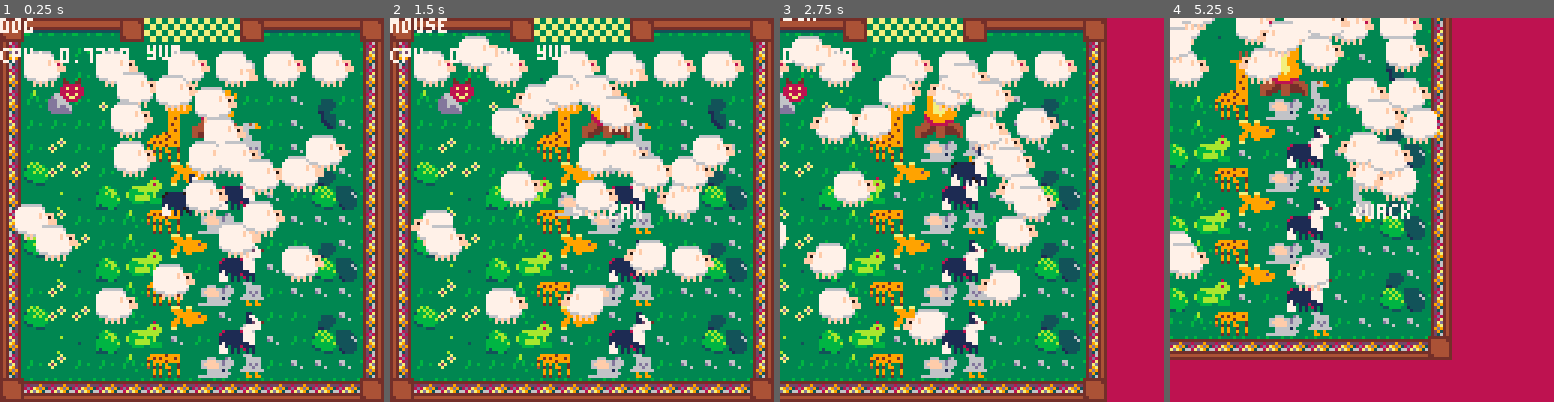
Above: before the commit, frames 1-4 (left to right).
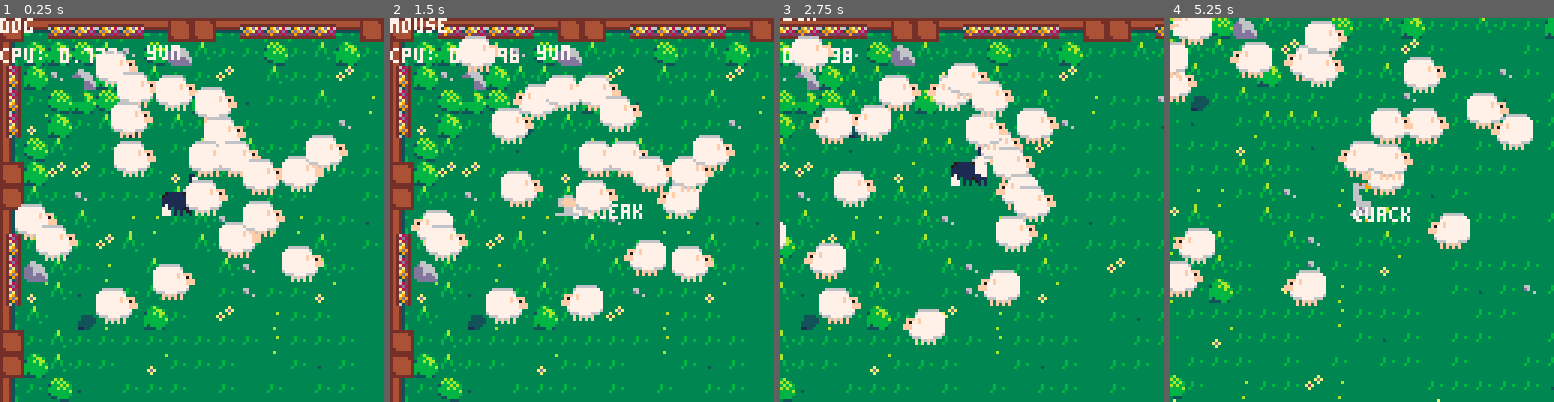
Above: after the commit, the same moments.

Repository: kitasuna/sheepdoggin
Game: PICO-8 cartridge sheepdoggin.p8
Same seed, same stepped clock (60 frames per second), same inputs: the game is played once before the commit and once after it.
Inputs:
- Up to frame 1 (0.25 s): no input
- Up to frame 2 (1.5 s): tap X (X key) at 0.33, 1.07 s; tap O (Z key) at 0.7 s
- Up to frame 3 (2.75 s): hold Right 1.6-2.1 s; tap O (Z key) at 1.7, 2.1, 2.5 s; tap X (X key) at 1.85 s; hold Up 2.15-2.42 s; hold Right from 2.47 s (still down)
- Up to frame 4 (5.25 s): tap O (Z key) every 0.4 s from 2.9 to 4.9 s; tap X (X key) at 2.97, 4.08, 5.2 s; release Right at 3.03 s; hold Left 3.08-3.58 s; hold Down 3.63-3.97 s; hold Right 4.02-4.68 s; hold Up 4.73-5.03 s; hold Left from 5.08 s (still down)

The runs differ from the first frame. In frame 1, 38% of the frame differs, in the area x 0-100%, y 0-100%; in frame 2, 38%; in frame 3, 48%; in frame 4, 71%.

Commit message:
Adding Shane's new map!

Diff:
--- a/_game.lua
+++ b/_game.lua
@@ -1,5 +1,5 @@
-MAP_WIDTH = 128
-MAP_HEIGHT = 128
+MAP_WIDTH = 48*8
+MAP_HEIGHT = 28*8
 
 function init_game()
   _now = time()
--- a/animation.lua
+++ b/animation.lua
@@ -1,3 +1,11 @@
+Animation = {}
+function Animation:new(o)
+  o = o or {}
+  setmetatable(o, self)
+  self.__index = self
+  return o
+end
+
 function _init_animation()
   p={}
   p.x=64
--- a/camerafollow.lua
+++ b/camerafollow.lua
@@ -11,5 +11,5 @@
  camera(cam_x,cam_y)
 
  cls(1)
- map(0,0,0,0,32,32)
+ map(0,0,0,0,MAP_WIDTH/8,MAP_HEIGHT/8)
 end
--- a/sheepdoggin.p8
+++ b/sheepdoggin.p8
@@ -252,118 +252,146 @@
 
 
 
+…(16 lines of a section not shown)…
 __gff__
 0000000000000000000000000000000000000000000000000000000000000000000000000000000000000000000000000000000000000000000000000000000000000000010100000001010000000000000000000001000000010100000000000000000000000000000000000000000001010101010101010101010000000000
 0000000000000000000000000000000000000000000000000000000000000000000000000000000000000000000000000000000000000000000000000000000000000000000000000000000000000000000000000000000000000000000000000000000000000000000000000000000000000000000000000000000000000000
 __map__
-7176767676715757575771767676767100000000000000000000000000000000000000000000000000000000000000000000000000000000000000000000000000000000000000000000000000000000000000000000000000000000000000000000000000000000000000000000000000000000000000000000000000000000
-740b0c410b0c410b0c2b2c0b0c0b0c7500000000000000000000000000000000000000000000000000000000000000000000000000000000000000000000000000000000000000000000000000000000000000000000000000000000000000000000000000000000000000000000000000000000000000000000000000000000
-741b1c411b1c501b1c3b3c1b1c1b1c7500000000000000000000000000000000000000000000000000000000000000000000000000000000000000000000000000000000000000000000000000000000000000000000000000000000000000000000000000000000000000000000000000000000000000000000000000000000
-74425541534115164b4c41414649417500000000000000000000000000000000000000000000000000000000000000000000000000000000000000000000000000000000000000000000000000000000000000000000000000000000000000000000000000000000000000000000000000000000000000000000000000000000
-74404041415025265b5c01414659467500000000000000000000000000000000000000000000000000000000000000000000000000000000000000000000000000000000000000000000000000000000000000000000000000000000000000000000000000000000000000000000000000000000000000000000000000000000
-7441524141423536090a11414646467500000000000000000000000000000000000000000000000000000000000000000000000000000000000000000000000000000000000000000000000000000000000000000000000000000000000000000000000000000000000000000000000000000000000000000000000000000000
-74445252404204292a462e414149467500000000000000000000000000000000000000000000000000000000000000000000000000000000000000000000000000000000000000000000000000000000000000000000000000000000000000000000000000000000000000000000000000000000000000000000000000000000
-7454435045131446413d3e4641445a7500000000000000000000000000000000000000000000000000000000000000000000000000000000000000000000000000000000000000000000000000000000000000000000000000000000000000000000000000000000000000000000000000000000000000000000000000000000
-7441524141423536090a11414646467500000000000000000000000000000000000000000000000000000000000000000000000000000000000000000000000000000000000000000000000000000000000000000000000000000000000000000000000000000000000000000000000000000000000000000000000000000000
-74445252404204292a462e414149467500000000000000000000000000000000000000000000000000000000000000000000000000000000000000000000000000000000000000000000000000000000000000000000000000000000000000000000000000000000000000000000000000000000000000000000000000000000
-7454435045131446413d3e4641445a7500000000000000000000000000000000000000000000000000000000000000000000000000000000000000000000000000000000000000000000000000000000000000000000000000000000000000000000000000000000000000000000000000000000000000000000000000000000
-7441524141423536090a11414646467500000000000000000000000000000000000000000000000000000000000000000000000000000000000000000000000000000000000000000000000000000000000000000000000000000000000000000000000000000000000000000000000000000000000000000000000000000000
-74445252404204292a462e414149467500000000000000000000000000000000000000000000000000000000000000000000000000000000000000000000000000000000000000000000000000000000000000000000000000000000000000000000000000000000000000000000000000000000000000000000000000000000
-7454435045131446413d3e4641445a7500000000000000000000000000000000000000000000000000000000000000000000000000000000000000000000000000000000000000000000000000000000000000000000000000000000000000000000000000000000000000000000000000000000000000000000000000000000
-7441524141423536090a11414646467500000000000000000000000000000000000000000000000000000000000000000000000000000000000000000000000000000000000000000000000000000000000000000000000000000000000000000000000000000000000000000000000000000000000000000000000000000000
-7173737373737373737373737373737100000000000000000000000000000000000000000000000000000000000000000000000000000000000000000000000000000000000000000000000000000000000000000000000000000000000000000000000000000000000000000000000000000000000000000000000000000000
-…(95 lines of a section not shown)…
+7176727272727671717672727272767171767272767156565656717672727671717672727272767171767272727276710000000000000000000000000000000000000000000000000000000000000000000000000000000000000000000000000000000000000000000000000000000000000000000000000000000000000000
+7845454442464455424141444142454040424040454054405440454046545440414142425355424641424253424544790000000000000000000000000000000000000000000000000000000000000000000000000000000000000000000000000000000000000000000000000000000000000000000000000000000000000000
+7445465545424241415254424141524054545440545454545454545446404344454343415154414152545443424345750000000000000000000000000000000000000000000000000000000000000000000000000000000000000000000000000000000000000000000000000000000000000000000000000000000000000000
+7441444544424141455451414142544340404640435454545454544354404353435254545454544146544243524342750000000000000000000000000000000000000000000000000000000000000000000000000000000000000000000000000000000000000000000000000000000000000000000000000000000000000000
+7453454142494142414141544141465441415154414154545454545441544554414253425254415345444141534241750000000000000000000000000000000000000000000000000000000000000000000000000000000000000000000000000000000000000000000000000000000000000000000000000000000000000000
+7844425441515441424242414152544041545440415454545454544154545454434254544342424644445541414341790000000000000000000000000000000000000000000000000000000000000000000000000000000000000000000000000000000000000000000000000000000000000000000000000000000000000000
+7145525240414153414151544141414054405454414054405454545454545441415454414352414146414542464246710000000000000000000000000000000000000000000000000000000000000000000000000000000000000000000000000000000000000000000000000000000000000000000000000000000000000000
+7142414641414142424154414154544141414054544354545454544154524141544343425446545252435441425341710000000000000000000000000000000000000000000000000000000000000000000000000000000000000000000000000000000000000000000000000000000000000000000000000000000000000000
+7840404254434340424654434340405141545454545253545454544054545454414141524141425441544141424145790000000000000000005443434040514154545454525354545400000000000000000000000000000000000000000000000000000000000000000000000000000000000000000000000000000000000000
+7442454052425454424040545442544140404154405440544351545454435441544141524141424241414141534245750000000000000000004054544254414040415440544054435100000000000000000000000000000000000000000000000000000000000000000000000000000000000000000000000000000000000000
+7455424043544254544246544042405452545454545441415454545454545441414141524141555541415446544441750000000000000000004654404240545254545454544141545400000000000000000000000000000000000000000000000000000000000000000000000000000000000000000000000000000000000000
+7453425154404240544046404053545440414140545454544052545454545441544141414141414641424142414345750000000000000000004640405354544041414054545454405200000000000000000000000000000000000000000000000000000000000000000000000000000000000000000000000000000000000000
+7842544943404540545254434040545440514046404354405440545454544643545254415441524141545341424641750000000000000000005443404054544051404640435440544000000000000000000000000000000000000000000000000000000000000000000000000000000000000000000000000000000000000000
+7140424040404040404040434040405454404054544040544040405454545454544154415154414241544141414144710000000000000000004043404040545440405454404054404000000000000000000000000000000000000000000000000000000000000000000000000000000000000000000000000000000000000000
+7145424040545340404054544051415440405454404040544040545454545454544040544040404042404042524045710000000000000000005454405141414141414141404054404000000000000000000000000000000000000000000000000000000000000000000000000000000000000000000000000000000000000000
+7840445154404040544054405440415440545440405452434054434040544054545440434346494a46544042464046790000000000000000005440544041414141414141545243405400000000000000000000000000000000000000000000000000000000000000000000000000000000000000000000000000000000000000
+7445424544405443404052435454544040404040514040554653404040544054545440524040595a5543434040425179000000000000000000524354545415164b4c4041404055465300000000000000000000000000000000000000000000000000000000000000000000000000000000000000000000000000000000000000
+744542425240544040465440404054524054434340404040404040544052544054545454524643444943544642534279000000000000000000544040405425265b5c0141404040404000000000000000000000000000000000000000000000000000000000000000000000000000000000000000000000000000000000000000
+74404042524353404054405440464040544054405454404040404343545440545454545454404244494a52464042407900000000000000000040544046403536402e1154544040404000000000000000000000000000000000000000000000000000000000000000000000000000000000000000000000000000000000000000
+78424040464040544040404040404340434043434040404351405443404040404054405454544045595a5243424242790000000000000000004040404052191a3d3e4040404043514000000000000000000000000000000000000000000000000000000000000000000000000000000000000000000000000000000000000000
+71404455404040404240404040404342434052544040404054405440404640544040405441544043555a4040404042710000000000000000004040404043424340525440404040544000000000000000000000000000000000000000000000000000000000000000000000000000000000000000000000000000000000000000
+7140425343435142425443434451424044405440404043405440545244544042544440544154524054404342514355710000000000000000004343445142404440544040404340544000000000000000000000000000000000000000000000000000000000000000000000000000000000000000000000000000000000000000
+7840464046425440404042404040404042404046554040434444524040404040544043404054425454404346544046790000000000000000000000000000000000000000000000000000000000000000000000000000000000000000000000000000000000000000000000000000000000000000000000000000000000000000
+7445424342534353425242404353424042434046544053404353534240514042404040404442544042465442424642790000000000000000000000000000000000000000000000000000000000000000000000000000000000000000000000000000000000000000000000000000000000000000000000000000000000000000
+7440425244404653405249404340424043404052404040544054544640544052545446464040524042404053444440790000000000000000000000000000000000000000000000000000000000000000000000000000000000000000000000000000000000000000000000000000000000000000000000000000000000000000
+7440444555424242424042514242424052444342404246464342404042544640404355544242464240464244405342790000000000000000000000000000000000000000000000000000000000000000000000000000000000000000000000000000000000000000000000000000000000000000000000000000000000000000
+7845454245425542444051454046404240555545424043554240464540424240464655554246454245404042454546790000000000000000000000000000000000000000000000000000000000000000000000000000000000000000000000000000000000000000000000000000000000000000000000000000000000000000
+7177737373777771717773737373777171777773737377717177737373737771717777777777777171777777777777710000000000000000000000000000000000000000000000000000000000000000000000000000000000000000000000000000000000000000000000000000000000000000000000000000000000000000
+…(95 lines of a section not shown)…
Not shown, changed: 72 lines of the sprite sheet (__gfx__) section of sheepdoggin.p8
